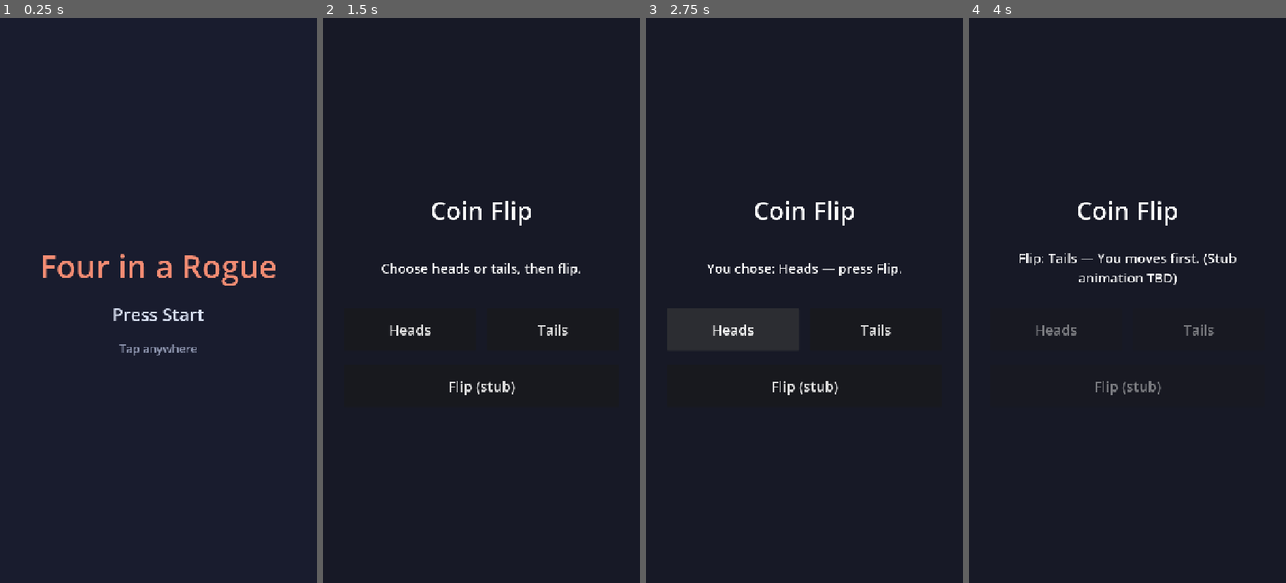
Above: before the commit, frames 1-4 (left to right).
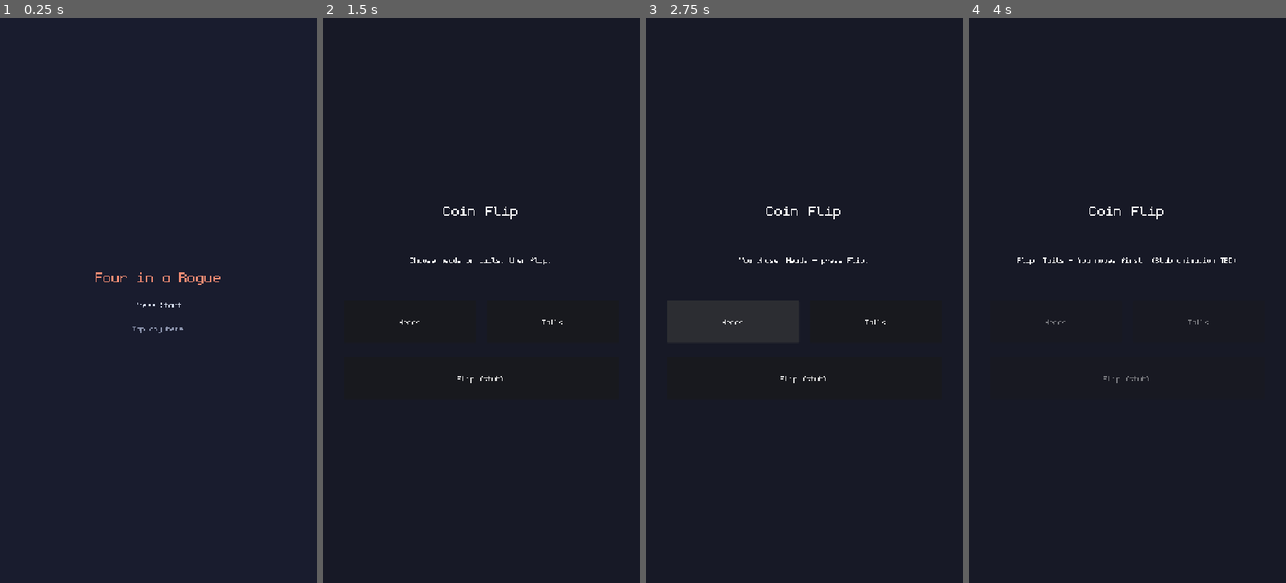
Above: after the commit, the same moments.

Repository: chumbb/four-in-a-rogue
Game: Godot game, scene res://scenes/app/boot.tscn
Same seed, same stepped clock (60 frames per second), same inputs: the game is played once before the commit and once after it.
Inputs (mouse positions are in pixels of both pictures, inside the frame that each line leads up to):
- Up to frame 1 (0.25 s): no input
- Up to frame 2 (1.5 s): tap Enter (ui_accept) at 0.5, 0.77 s; move the mouse to (551, 272) at 0.52 s; click (551, 272) at 0.67 s; click "Continue" at 1.25 s
- Up to frame 3 (2.75 s): click "Heads" at 2 s
- Up to frame 4 (4 s): click "Tails" at 2.75 s; click "Flip (stub)" at 3.5 s

The runs differ from the first frame. In frame 1, 1.7% of the frame differs, in the area x 13-87%, y 41-60%; in frame 2, 1.4%; in frame 3, 1.4%; in frame 4, 1.5%.

Commit message:
Art A: Monogram font for all UI text
UiTheme (scripts/ui/ui_theme.gd) builds the project theme: Monogram
(CC0, resources/fonts) with no antialiasing, sized as whole multiples of
16 px on the board's game-pixel unit (1x default, Mono2, Mono3,
Mono1Italic). GameFlow installs it on the root window and re-applies it on
resize. Scene and script font-size overrides replaced by the variations;
inspect flavour uses Monogram italic.

Co-Authored-By: Claude Opus 5.5 <noreply@anthropic.com>

Diff:
--- a/scenes/app/strange_man.tscn
+++ b/scenes/app/strange_man.tscn
@@ -57,20 +57,18 @@
 
 [node name="Speaker" type="Label" parent="SafeArea/Gutter/Column/Panel/Padding/VBox"]
 layout_mode = 2
-theme_override_font_sizes/font_size = 40
+theme_type_variation = &"Mono2"
 text = "Strange Man"
 
 [node name="DialogueLabel" type="Label" parent="SafeArea/Gutter/Column/Panel/Padding/VBox"]
 unique_name_in_owner = true
 layout_mode = 2
-theme_override_font_sizes/font_size = 30
 autowrap_mode = 3
 text = "…"
 
 [node name="ContinueButton" type="Button" parent="SafeArea/Gutter/Column/Panel/Padding/VBox"]
 custom_minimum_size = Vector2(0, 96)
 layout_mode = 2
-theme_override_font_sizes/font_size = 32
 text = "Continue"
 
 [connection signal="pressed" from="SafeArea/Gutter/Column/Panel/Padding/VBox/ContinueButton" to="." method="_on_continue_pressed"]
--- a/scenes/app/title.tscn
+++ b/scenes/app/title.tscn
@@ -41,7 +41,7 @@
 
 [node name="GameTitle" type="Label" parent="SafeArea/Center"]
 layout_mode = 2
-theme_override_font_sizes/font_size = 72
+theme_type_variation = &"Mono2"
 theme_override_colors/font_color = Color(0.95, 0.55, 0.45, 1)
 mouse_filter = 2
 text = "Four in a Rogue"
@@ -51,7 +51,6 @@
 [node name="PressStartLabel" type="Label" parent="SafeArea/Center"]
 unique_name_in_owner = true
 layout_mode = 2
-theme_override_font_sizes/font_size = 40
 theme_override_colors/font_color = Color(0.85, 0.88, 0.95, 1)
 mouse_filter = 2
 text = "Press Start"
@@ -59,7 +58,6 @@
 
 [node name="Hint" type="Label" parent="SafeArea/Center"]
 layout_mode = 2
-theme_override_font_sizes/font_size = 26
 theme_override_colors/font_color = Color(0.55, 0.58, 0.68, 1)
 mouse_filter = 2
 text = "Tap anywhere"
--- a/scenes/scenario/scenario.tscn
+++ b/scenes/scenario/scenario.tscn
@@ -136,7 +136,6 @@
 
 [node name="Placeholder" type="Label" parent="SafeArea/Zones/TopArea/HudMargin/HudRows/HUD/OpponentPortrait"]
 layout_mode = 2
-theme_override_font_sizes/font_size = 16
 text = "Opponent"
 horizontal_alignment = 1
 vertical_alignment = 1
@@ -156,14 +155,12 @@
 [node name="Header" type="Label" parent="SafeArea/Zones/TopArea/HudMargin/HudRows/HUD/Objective/VBox"]
 layout_mode = 2
 theme_override_colors/font_color = Color(0.6, 0.64, 0.75, 1)
-theme_override_font_sizes/font_size = 18
 text = "Objective"
 horizontal_alignment = 1
 
 [node name="ObjectiveLabel" type="Label" parent="SafeArea/Zones/TopArea/HudMargin/HudRows/HUD/Objective/VBox"]
 unique_name_in_owner = true
 layout_mode = 2
-theme_override_font_sizes/font_size = 26
 text = "Get four in a row"
 horizontal_alignment = 1
 autowrap_mode = 3
@@ -173,7 +170,6 @@
 custom_minimum_size = Vector2(120, 96)
 layout_mode = 2
 size_flags_vertical = 4
-theme_override_font_sizes/font_size = 26
 text = "Quit"
 
 [node name="StatusRow" type="HBoxContainer" parent="SafeArea/Zones/TopArea/HudMargin/HudRows"]
@@ -187,14 +183,12 @@
 layout_mode = 2
 size_flags_horizontal = 3
 theme_override_colors/font_color = Color(0.6, 0.64, 0.75, 1)
-theme_override_font_sizes/font_size = 22
 text = "Scenario 1/1"
 vertical_alignment = 1
 
 [node name="TurnLabel" type="Label" parent="SafeArea/Zones/TopArea/HudMargin/HudRows/StatusRow"]
 unique_name_in_owner = true
 layout_mode = 2
-theme_override_font_sizes/font_size = 28
 vertical_alignment = 1
 
 [node name="TimerLabel" type="Label" parent="SafeArea/Zones/TopArea/HudMargin/HudRows/StatusRow"]
@@ -202,7 +196,6 @@
 custom_minimum_size = Vector2(90, 0)
 layout_mode = 2
 theme_override_colors/font_color = Color(1, 0.85, 0.3, 1)
-theme_override_font_sizes/font_size = 34
 horizontal_alignment = 2
 vertical_alignment = 1
 
@@ -278,7 +271,7 @@
 layout_mode = 2
 theme_override_colors/font_outline_color = Color(0, 0, 0, 1)
 theme_override_constants/outline_size = 16
-theme_override_font_sizes/font_size = 104
+theme_type_variation = &"Mono3"
 horizontal_alignment = 1
 vertical_alignment = 1
 
@@ -289,7 +282,6 @@
 unique_name_in_owner = true
 custom_minimum_size = Vector2(360, 96)
 layout_mode = 2
-theme_override_font_sizes/font_size = 32
 text = "Back to title"
 
 [connection signal="pressed" from="SafeArea/Zones/TopArea/HudMargin/HudRows/HUD/QuitButton" to="." method="_on_back_to_menu_pressed"]
--- a/scenes/ui/coin_flip.tscn
+++ b/scenes/ui/coin_flip.tscn
@@ -42,7 +42,7 @@
 
 [node name="Title" type="Label" parent="SafeArea/Gutter/Center"]
 layout_mode = 2
-theme_override_font_sizes/font_size = 56
+theme_type_variation = &"Mono2"
 text = "Coin Flip"
 horizontal_alignment = 1
 
@@ -50,7 +50,6 @@
 unique_name_in_owner = true
 custom_minimum_size = Vector2(0, 120)
 layout_mode = 2
-theme_override_font_sizes/font_size = 30
 text = "Choose heads or tails."
 horizontal_alignment = 1
 vertical_alignment = 1
@@ -65,7 +64,6 @@
 custom_minimum_size = Vector2(0, 96)
 layout_mode = 2
 size_flags_horizontal = 3
-theme_override_font_sizes/font_size = 32
 text = "Heads"
 
 [node name="TailsButton" type="Button" parent="SafeArea/Gutter/Center/ChoiceRow"]
@@ -73,14 +71,12 @@
 custom_minimum_size = Vector2(0, 96)
 layout_mode = 2
 size_flags_horizontal = 3
-theme_override_font_sizes/font_size = 32
 text = "Tails"
 
 [node name="FlipButton" type="Button" parent="SafeArea/Gutter/Center"]
 unique_name_in_owner = true
 custom_minimum_size = Vector2(0, 96)
 layout_mode = 2
-theme_override_font_sizes/font_size = 32
 text = "Flip (stub)"
 
 [connection signal="pressed" from="SafeArea/Gutter/Center/ChoiceRow/HeadsButton" to="." method="_on_heads_pressed"]
--- a/scripts/core/game_flow.gd
+++ b/scripts/core/game_flow.gd
@@ -19,6 +19,12 @@
 
 ## Set after coin flip stub; true = player moves first.
 var player_moves_first: bool = true
+
+
+func _ready() -> void:
+	var root := get_tree().root
+	UiTheme.install(root)
+	root.size_changed.connect(UiTheme.apply.bind(root))
 
 
 ## F3 (debug builds only) toggles simulated phone safe-area insets (§2A).
--- a/scripts/hand/hand_view.gd
+++ b/scripts/hand/hand_view.gd
@@ -252,7 +252,6 @@
 		label.name = "Name"
 		label.text = goob.display_name.trim_suffix(" Goob")
 		label.horizontal_alignment = HORIZONTAL_ALIGNMENT_CENTER
-		label.add_theme_font_size_override("font_size", 18)
 		label.add_theme_color_override("font_outline_color", Color.BLACK)
 		label.add_theme_constant_override("outline_size", 6)
 		label.mouse_filter = Control.MOUSE_FILTER_IGNORE
@@ -267,8 +266,9 @@
 	if label == null:
 		return
 	var half := GOOB_PX * _px * 0.5
-	label.size = Vector2(half * 2.0 + 24.0, 24.0)
-	label.position = Vector2(-half - 12.0, half - 6.0)
+	var line := label.get_minimum_size().y
+	label.size = Vector2(half * 2.0 + 24.0, line)
+	label.position = Vector2(-half - 12.0, half - line * 0.5)
 
 
 func _kill_tween(card: Node2D) -> void:
--- a/scripts/ui/inspect_panel.gd
+++ b/scripts/ui/inspect_panel.gd
@@ -60,17 +60,13 @@
 	text.alignment = BoxContainer.ALIGNMENT_CENTER
 	text.add_theme_constant_override("separation", 16)
 	top.add_child(text)
-	_name_label = _make_label(40, HORIZONTAL_ALIGNMENT_CENTER)
+	_name_label = _make_label(&"Mono2", HORIZONTAL_ALIGNMENT_CENTER)
 	_name_label.add_theme_color_override("font_color", COLOR_NAME)
 	text.add_child(_name_label)
-	_effect_label = _make_label(28, HORIZONTAL_ALIGNMENT_CENTER)
+	_effect_label = _make_label(&"", HORIZONTAL_ALIGNMENT_CENTER)
 	text.add_child(_effect_label)
-	_flavour_label = _make_label(24, HORIZONTAL_ALIGNMENT_CENTER)
+	_flavour_label = _make_label(&"Mono1Italic", HORIZONTAL_ALIGNMENT_CENTER)
 	_flavour_label.add_theme_color_override("font_color", Color(0.75, 0.78, 0.88))
-	var italic := FontVariation.new()
-	italic.base_font = ThemeDB.fallback_font
-	italic.variation_transform = Transform2D(Vector2(1, 0), Vector2(0.2, 1), Vector2.ZERO)
-	_flavour_label.add_theme_font_override("font", italic)
 	rows.add_child(_flavour_label)
 
 
@@ -102,9 +98,10 @@
 	return _effect_label.text if _effect_label.visible else ""
 
 
-func _make_label(font_size: int, align: HorizontalAlignment) -> Label:
+## `variation`: a UiTheme type variation (empty = 1× Monogram).
+func _make_label(variation: StringName, align: HorizontalAlignment) -> Label:
 	var label := Label.new()
-	label.add_theme_font_size_override("font_size", font_size)
+	label.theme_type_variation = variation
 	label.horizontal_alignment = align
 	label.autowrap_mode = TextServer.AUTOWRAP_WORD_SMART
 	label.mouse_filter = Control.MOUSE_FILTER_IGNORE
--- a/scripts/ui/toast.gd
+++ b/scripts/ui/toast.gd
@@ -27,7 +27,6 @@
 	style.content_margin_bottom = 12
 	add_theme_stylebox_override("panel", style)
 	_label = Label.new()
-	_label.add_theme_font_size_override("font_size", 26)
 	_label.horizontal_alignment = HORIZONTAL_ALIGNMENT_CENTER
 	add_child(_label)
 
--- /dev/null
+++ b/scripts/ui/ui_theme.gd
@@ -0,0 +1,63 @@
+class_name UiTheme
+extends RefCounted
+## Project-wide UI theme (Art pass A, GDD §Art direction): Monogram for all
+## text, sized on the board's game-pixel unit (slice §2B: UI pixel = one board
+## game pixel), so each font pixel is a whole number of physical pixels.
+##
+## Text uses theme type variations (of Label) instead of raw font sizes:
+##   (none)       1× — body text, buttons, HUD (the default font size)
+##   Mono2        2× — headings, names, prompts
+##   Mono3        3× — title, end banner, big numbers
+##   Mono1Italic  1× italic — flavour text
+## GameFlow installs it on the root window and re-applies it on resize.
+
+const FONT: FontFile = preload("res://resources/fonts/monogram-extended.ttf")
+const FONT_ITALIC: FontFile = preload("res://resources/fonts/monogram-extended-italic.ttf")
+## Monogram's crisp size: one font pixel per screen pixel at 16 px.
+const NATIVE_SIZE := 16
+## Same width the board's pixel layer fits (BoardView2D.CANVAS_WIDTH).
+const CANVAS_WIDTH := 270.0
+const VARIATIONS: Dictionary = {&"Mono2": 2, &"Mono3": 3, &"Mono1Italic": 1}
+
+static var _theme: Theme
+
+
+static func install(root: Window) -> void:
+	if _theme == null:
+		_theme = _build()
+	root.theme = _theme
+	apply(root)
+
+
+## Font size (in 720-base units) for `multiple`× Monogram on this window.
+static func font_size(root: Window, multiple: int) -> int:
+	var logical := root.get_visible_rect().size.x
+	var physical := float(root.size.x)
+	if logical <= 0.0 or physical <= 0.0:
+		return NATIVE_SIZE * multiple
+	var pixel_scale := maxi(1, floori(physical / CANVAS_WIDTH))
+	var ui_scale := physical / logical
+	return maxi(1, roundi(NATIVE_SIZE * multiple * pixel_scale / ui_scale))
+
+
+static func apply(root: Window) -> void:
+	if _theme == null:
+		return
+	_theme.default_font_size = font_size(root, 1)
+	for variation: StringName in VARIATIONS:
+		_theme.set_font_size(&"font_size", variation, font_size(root, VARIATIONS[variation]))
+
+
+static func _build() -> Theme:
+	# Import settings are not tracked in git, so the pixel-font flags are set here.
+	for font: FontFile in [FONT, FONT_ITALIC]:
+		font.antialiasing = TextServer.FONT_ANTIALIASING_NONE
+		font.hinting = TextServer.HINTING_NONE
+		font.subpixel_positioning = TextServer.SUBPIXEL_POSITIONING_DISABLED
+		font.generate_mipmaps = false
+	var theme := Theme.new()
+	theme.default_font = FONT
+	for variation: StringName in VARIATIONS:
+		theme.set_type_variation(variation, &"Label")
+	theme.set_font(&"font", &"Mono1Italic", FONT_ITALIC)
+	return theme
Binary file added: resources/fonts/monogram-extended-italic.ttf
Binary file added: resources/fonts/monogram-extended.ttf
Not shown, added: scripts/ui/ui_theme.gd.uid
Not shown, added: resources/fonts/CREDITS.md
